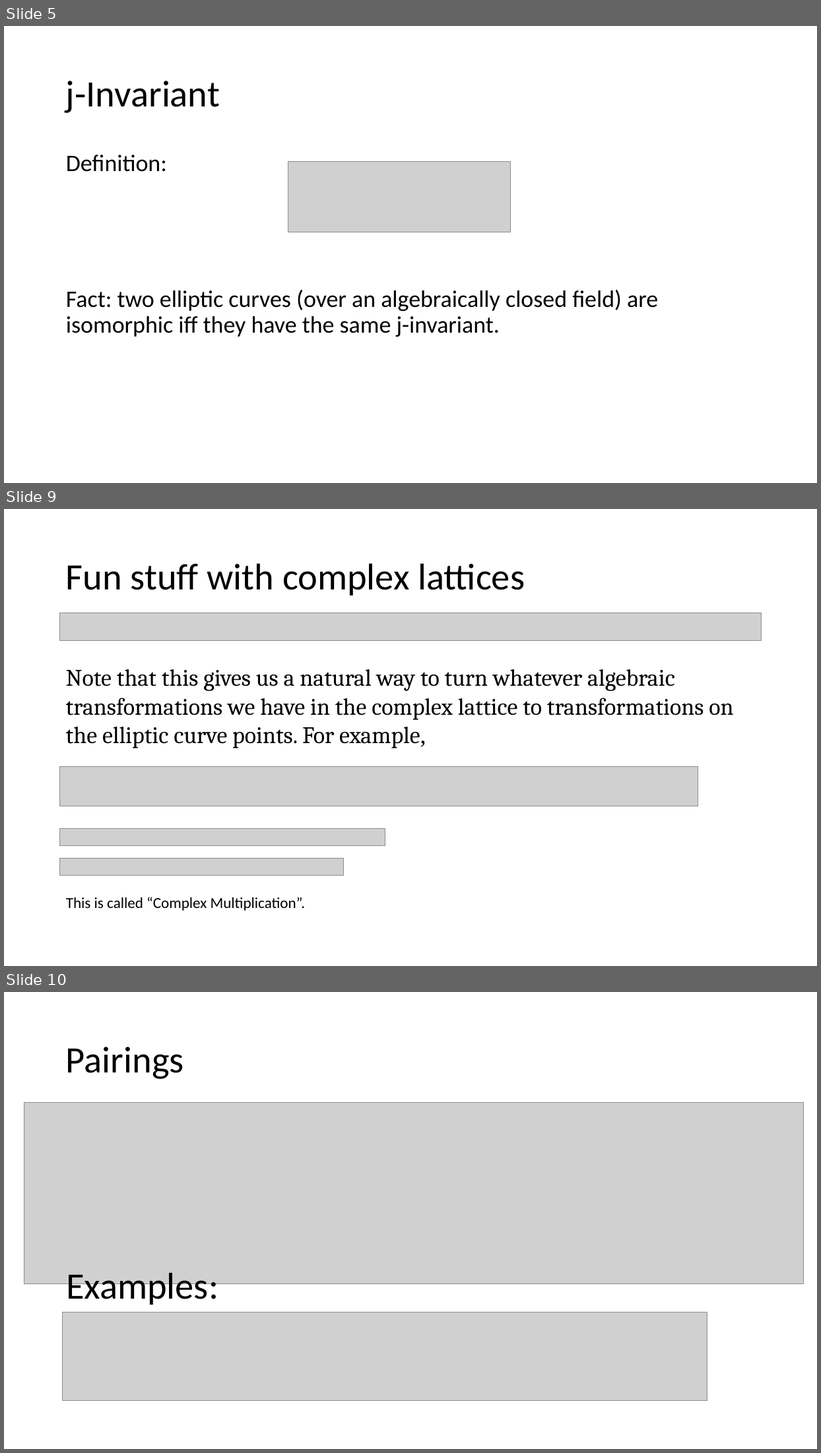
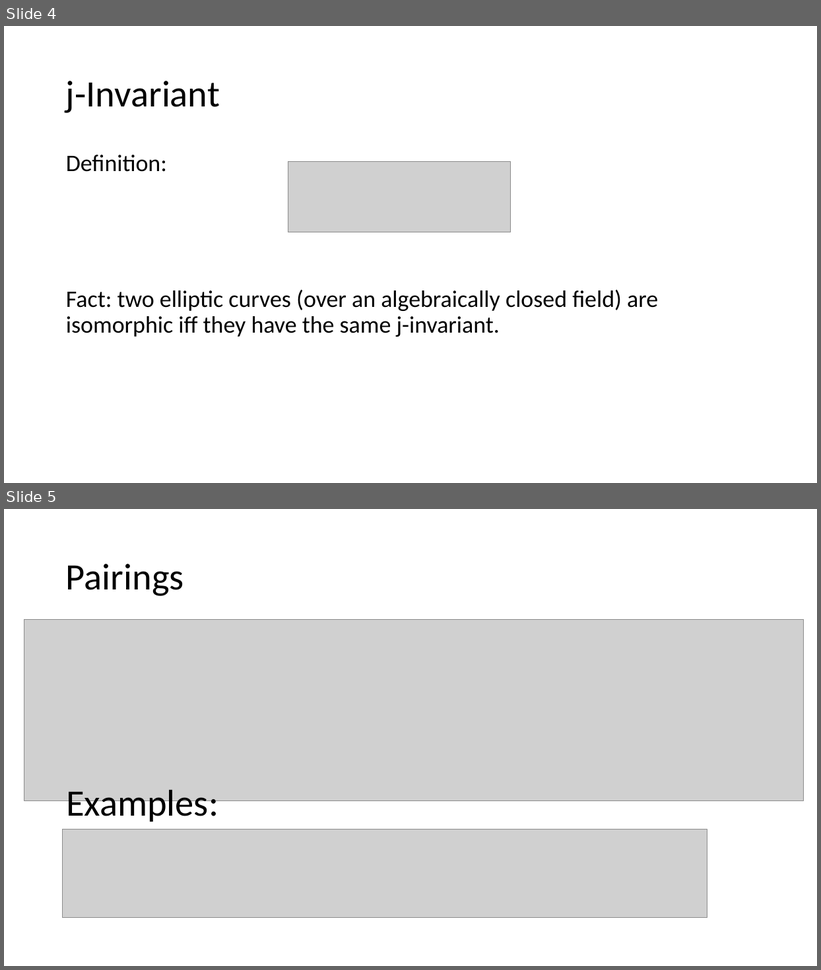
Before and after one commit to Srizzle/CS276-Project-Writeup, a slide deck: Presentation.ppt.pptx. Shown one above the other, each under a label of ours: slides 5, 9 and 10 before the commit, slides 4 and 5 after it; the slides between them are not shown. The pictures are 821x1453 and 821x970 pixels, drawn with LibreOffice and Linux fonts; fonts in the diff are those of the drawing; grey boxes stand for pictures. Boxes give left, top, right and bottom in pixels: in the first picture for what was removed or moved away, otherwise in the second. Text is boxed around its words. In the diff, an @@ line names an element or a change of style, - is before the commit and + after.

Commit message:
updated presentation

```diff
--- a/Presentation.ppt.pptx
+++ b/Presentation.ppt.pptx
@@ slide 9 removed at <box>4,509,817,966</box>, background #FFFFFF @@
@@ title removed at <box>66,563,525,595</box> @@
-Fun stuff with complex lattices
@@ picture removed at <box>60,613,762,641</box> @@
@@ text removed at <box>66,669,733,749</box> @@
-Note that this gives us a natural way to turn whatever algebraic transformations we have in the complex lattice to transformations on the elliptic curve points. For example,
@@ picture removed at <box>60,766,699,806</box> @@
@@ picture removed at <box>60,829,385,846</box> @@
@@ picture removed at <box>60,859,344,875</box> @@
@@ text removed at <box>66,897,306,911</box> @@
-This is called “Complex Multiplication”.
@@ what was slide 5 is now slide 4 @@
@@ what was slide 10 is now slide 5 @@
```
Also in this commit, not shown: 1 slide changed, 3 slides added, 5 other slides removed, 8 other files.
